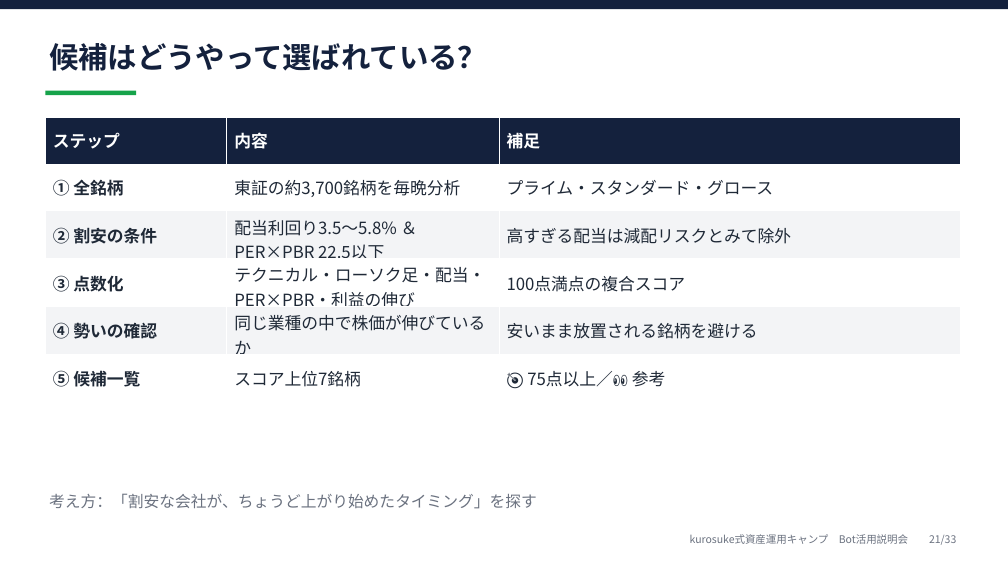
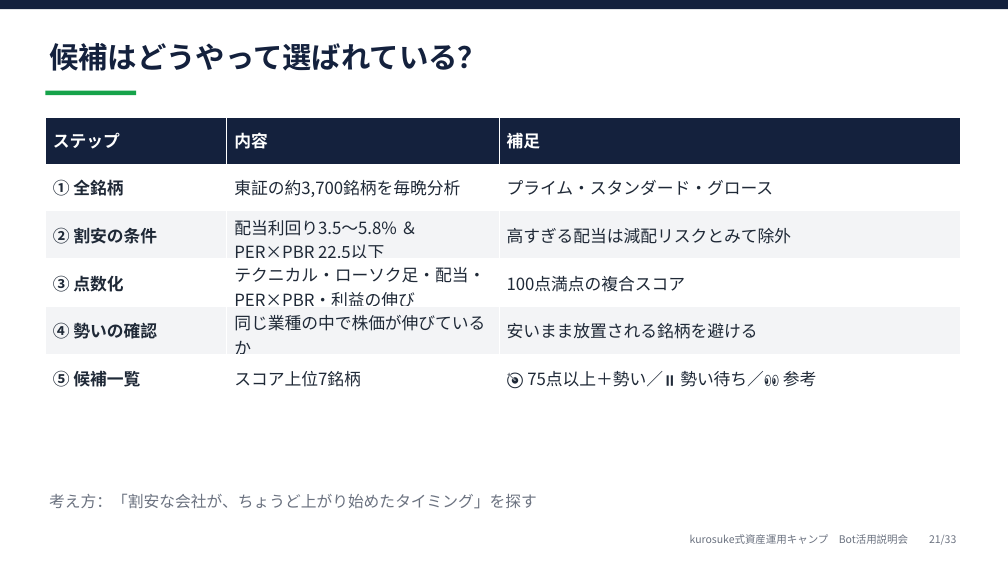
Before and after one commit to kurosuke26/Trading-Signal-Bot-Kurosuke, a slide deck: slide 21 of docs/camp_briefing/camp_briefing.pptx. Drawn at 1008x567 pixels with LibreOffice and Linux fonts; fonts in the diff are those of the drawing. Boxes give left, top, right and bottom in pixels: in the first picture for what was removed or moved away, otherwise in the second. Text is boxed around its words. In the diff, an @@ line names an element or a change of style, - is before the commit and + after.

```diff
--- a/docs/camp_briefing/camp_briefing.pptx
+++ b/docs/camp_briefing/camp_briefing.pptx
@@ table at box(45, 117, 960, 399) @@
-row 6, column 3: 🎯 75点以上／👀 参考
+row 6, column 3: 🎯 75点以上＋勢い／⏸ 勢い待ち／👀 参考
```
Also in this commit, not shown: 4 other slides changed, 43 other files.
